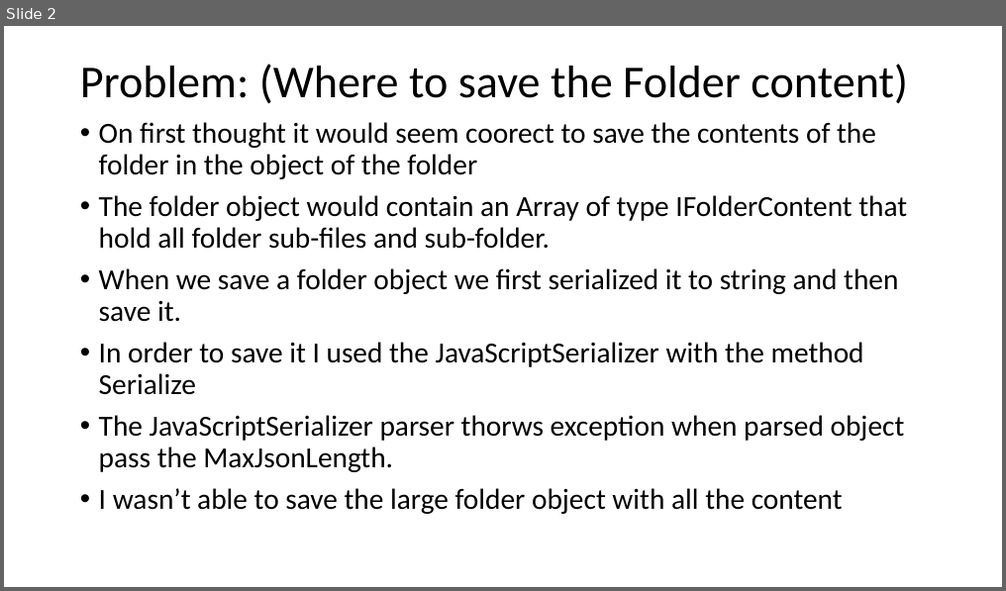
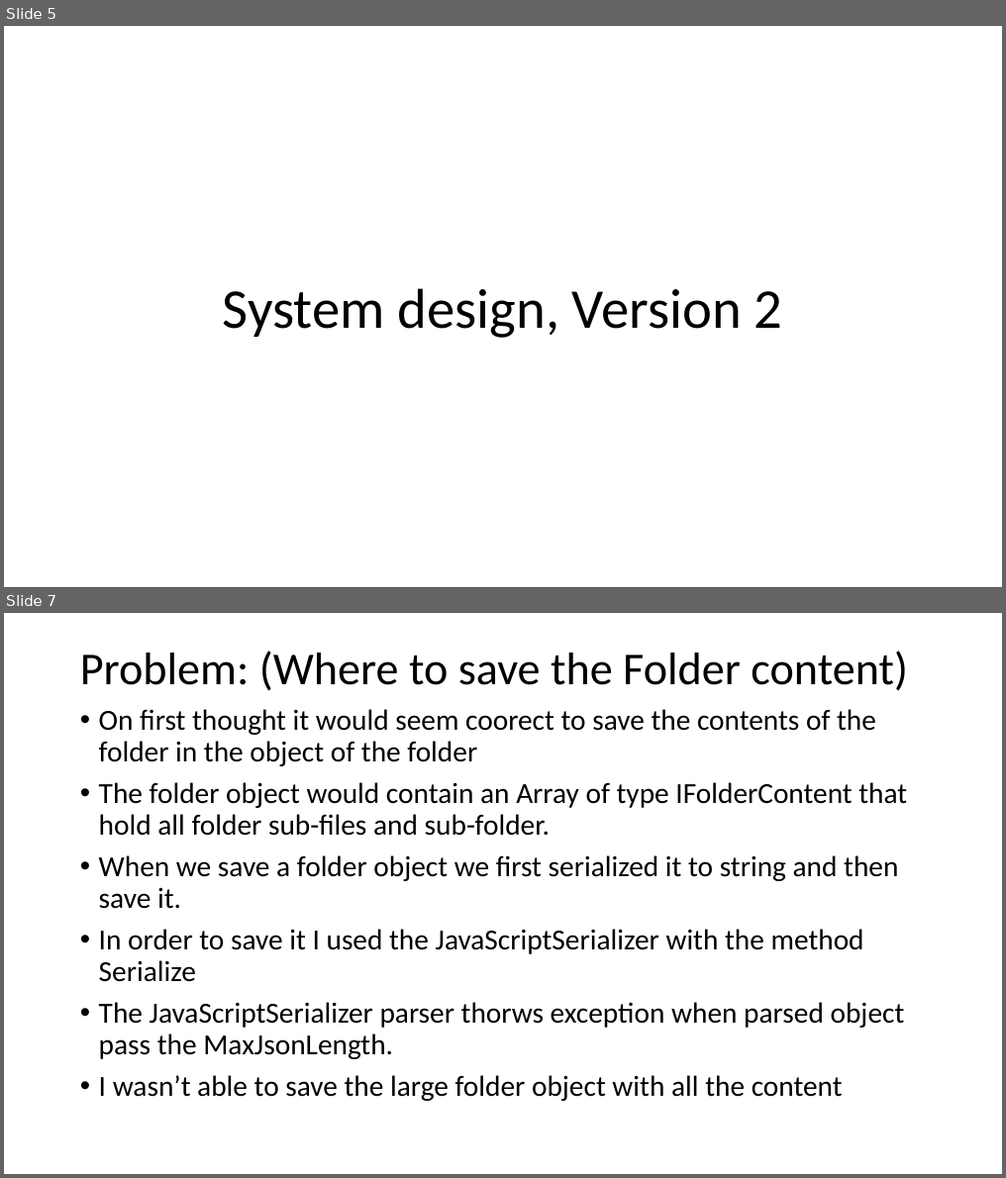
Before and after one commit to dvireich/CloudAppServer, a slide deck: Folder content manager design.pptx. Shown one above the other, each under a label of ours: slide 2 before the commit, slides 5 and 7 after it; the slides between them are not shown. The pictures are 1006x591 and 1006x1178 pixels, drawn with LibreOffice and Linux fonts; fonts in the diff are those of the drawing. Boxes give left, top, right and bottom in pixels: in the first picture for what was removed or moved away, otherwise in the second. Text is boxed around its words. In the diff, an @@ line names an element or a change of style, - is before the commit and + after.

```diff
--- a/Folder content manager design.pptx
+++ b/Folder content manager design.pptx
@@ slide 5 added at [4,26,1002,587], background #FFFFFF @@
@@ text added at [223,288,783,338], 54 pt, text #000000 @@
+System design, Version 2
@@ what was slide 2 is now slide 7 @@
```
Also in this commit, not shown: 1 slide changed, 4 other slides added.
